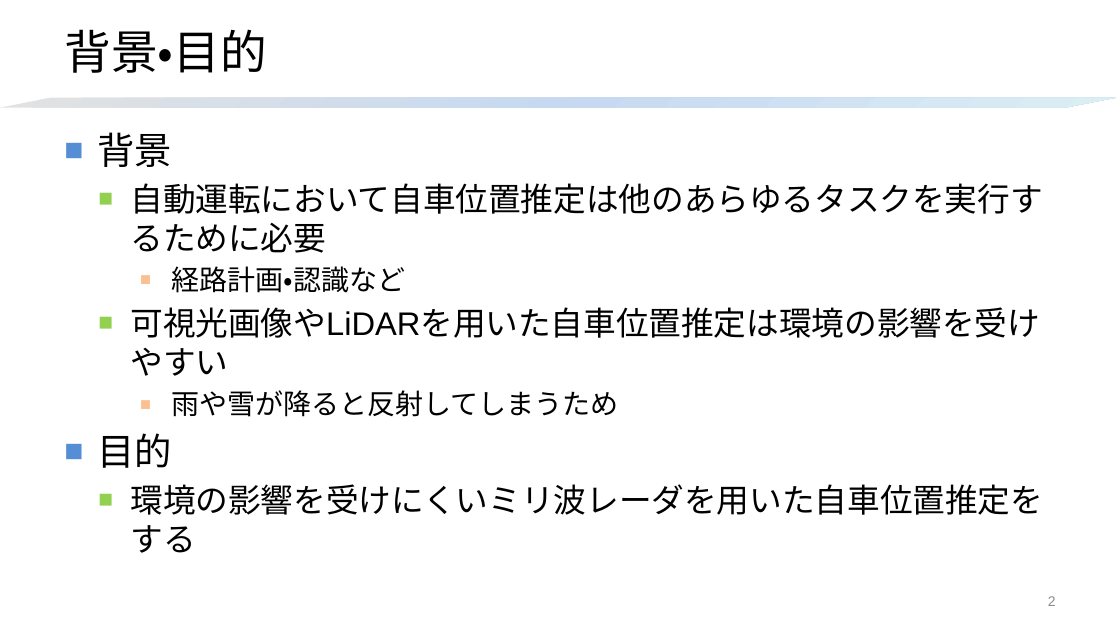
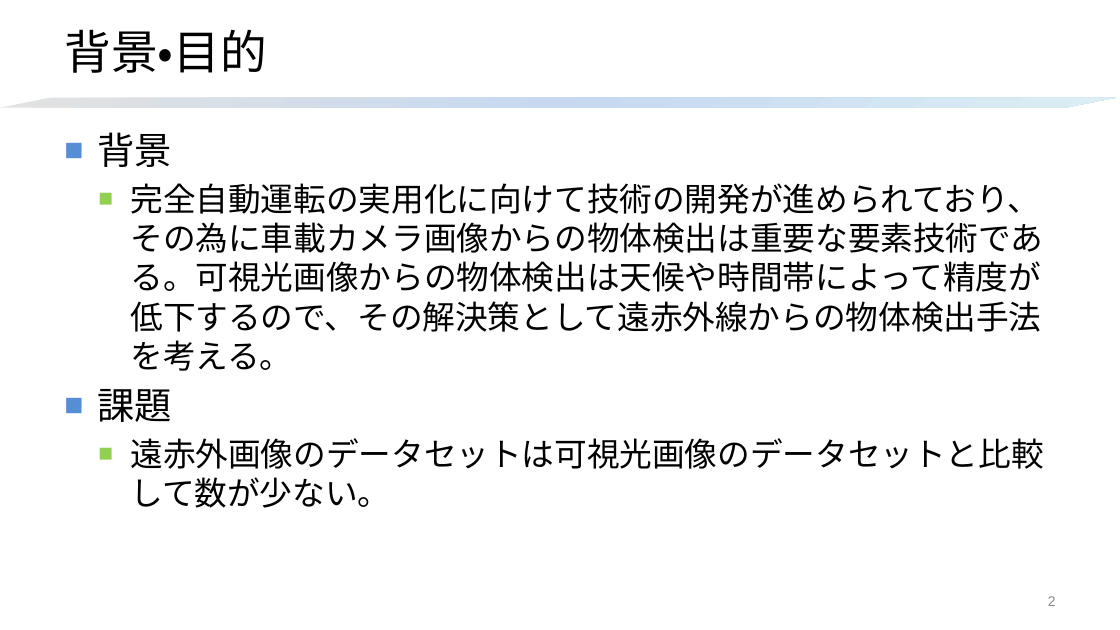
Before and after one commit to HagiriMigita/MDLab, a slide deck: slide 2 of 高精度ミリ波レーダを用いた.pptx. Drawn at 1120x630 pixels with LibreOffice and Linux fonts; fonts in the diff are those of the drawing. Boxes give left, top, right and bottom in pixels: in the first picture for what was removed or moved away, otherwise in the second. Text is boxed around its words. In the diff, an @@ line names an element or a change of style, - is before the commit and + after.

```diff
--- a/高精度ミリ波レーダを用いた.pptx
+++ b/高精度ミリ波レーダを用いた.pptx
@@ text at (98, 183, 1043, 508): text changed @@
-  ■ 自動運転において自車位置推定は他のあらゆるタスクを実行するために必要
-    ■ 経路計画・認識など
-  ■ 可視光画像やLiDARを用いた自車位置推定は環境の影響を受けやすい
-    ■ 雨や雪が降ると反射してしまうため
-■ 目的
-  ■ 環境の影響を受けにくいミリ波レーダを用いた自車位置推定をする
+  ■ 完全自動運転の実用化に向けて技術の開発が進められており、その為に車載カメラ画像からの物体検出は重要な要素技術である。可視光画像からの物体検出は天候や時間帯によって精度が低下するので、その解決策として遠赤外線からの物体検出手法を考える。
+■ 課題
+  ■ 遠赤外画像のデータセットは可視光画像のデータセットと比較して数が少ない。
```
Also in this commit, not shown: 3 other slides changed, 3 slides added, 2 slides removed, 1 other file.
